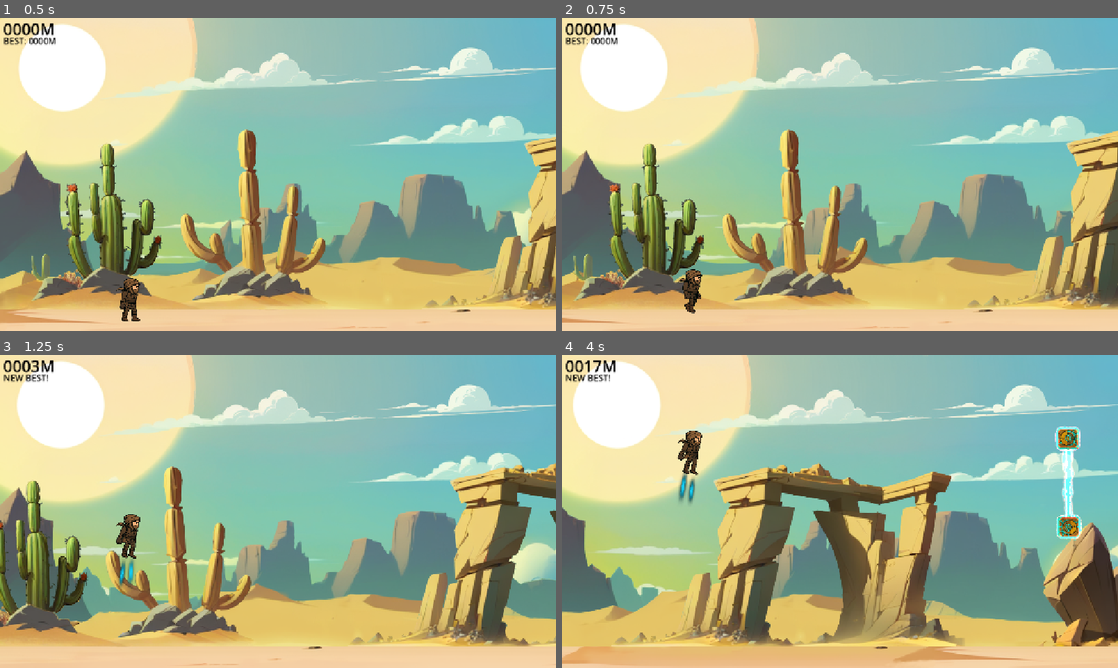
Above: before the commit, frames 1-4 (two rows, left to right).
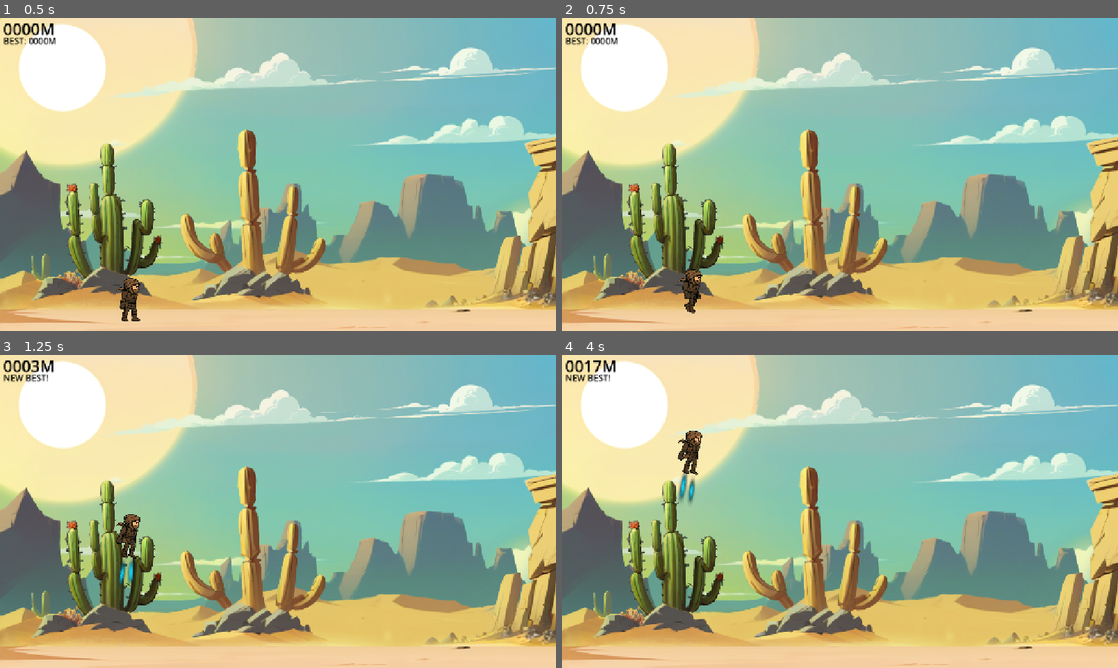
Above: after the commit, the same moments.

Repository: snowfrogdev/jetpack-joyride-clone
Game: Godot game, scene res://main.tscn
Same seed, same stepped clock (60 frames per second), same inputs: the game is played once before the commit and once after it.
Inputs:
- Up to frame 1 (0.5 s): no input
- Up to frame 2 (0.75 s): tap Enter (ui_accept) at 0.5 s; hold Space (Boost) from 0.53 s (still down)
- Up to frame 3 (1.25 s): keep holding Space (Boost); tap Enter (ui_accept) at 0.77 s
- Up to frame 4 (4 s): release Space (Boost) at 1.28 s; tap Space (Boost) at 1.35, 2.85 s; tap Enter (ui_accept) at 1.52, 3.02, 3.77 s; hold Space (Boost) 2.03-2.78 s; hold Space (Boost) from 3.53 s (still down)

Frame 1 is identical in both runs. In frame 2, 19% of the frame differs, in the area x 0-100%, y 1-100%; in frame 3, 30%; in frame 4, 44%, in the area x 0-100%, y 0-100%.
Error after the commit: Invalid access to property or key 'died' on a base object of type 'CharacterBody2D (Player)'. (res://game.gd:20)

Commit message:
Add Sun Lance hazard implementation with detection and attack mechanics; include state management and scene integration

Diff:
--- a/hazards/sun_core_relays/sun_core_relays.tscn
+++ b/hazards/sun_core_relays/sun_core_relays.tscn
@@ -48,12 +48,13 @@
 
 [sub_resource type="PlaceholderTexture2D" id="PlaceholderTexture2D_me3o8"]
 
-[sub_resource type="RectangleShape2D" id="RectangleShape2D_me3o8"]
+[sub_resource type="RectangleShape2D" id="RectangleShape2D_r4faw"]
 size = Vector2(290, 24)
 
 [node name="SunCoreRelays" type="Node2D" groups=["hazard"]]
 script = ExtResource("1_pcxc2")
 beam_width = 24.0
+metadata/_edit_lock_ = true
 
 [node name="Beam" type="Polygon2D" parent="."]
 material = SubResource("ShaderMaterial_h3245")
@@ -61,6 +62,7 @@
 texture = SubResource("PlaceholderTexture2D_h3245")
 polygon = PackedVector2Array(-120, -12, 120, -12, 120, 12, -120, 12)
 uv = PackedVector2Array(0, 0, 1, 0, 1, 1, 0, 1)
+metadata/_edit_lock_ = true
 
 [node name="StartNode" type="Node2D" parent="."]
 position = Vector2(-120, 0)
@@ -70,6 +72,7 @@
 
 [node name="Sprite2D" type="Sprite2D" parent="StartNode"]
 texture = ExtResource("2_4tqej")
+metadata/_edit_lock_ = true
 
 [node name="Beams" type="Polygon2D" parent="StartNode"]
 material = SubResource("ShaderMaterial_vgy54")
@@ -77,6 +80,7 @@
 texture = SubResource("PlaceholderTexture2D_me3o8")
 polygon = PackedVector2Array(64, -64, 64, 64, -64, 64, -64, -64)
 uv = PackedVector2Array(0.98425, 0.0198125, 0.985452, 0.985168, 0.0155001, 0.98175, 0.0167022, 0.016418)
+metadata/_edit_lock_ = true
 
 [node name="EndNode" type="Node2D" parent="."]
 position = Vector2(120, 0)
@@ -86,6 +90,7 @@
 
 [node name="Sprite2D" type="Sprite2D" parent="EndNode"]
 texture = ExtResource("2_4tqej")
+metadata/_edit_lock_ = true
 
 [node name="Beams" type="Polygon2D" parent="EndNode"]
 material = SubResource("ShaderMaterial_vgy54")
@@ -93,6 +98,7 @@
 texture = SubResource("PlaceholderTexture2D_me3o8")
 polygon = PackedVector2Array(64, -64, 64, 64, -64, 64, -64, -64)
 uv = PackedVector2Array(0.98425, 0.0198125, 0.985452, 0.985168, 0.0155001, 0.98175, 0.0167022, 0.016418)
+metadata/_edit_lock_ = true
 
 [node name="Collider" type="Area2D" parent="."]
 visible = false
--- /dev/null
+++ b/hazards/sun_lance/states/fired.gd
@@ -0,0 +1,6 @@
+extends SunLanceState
+
+func enter(_previous_state_path: String, _data: Dictionary = {}) -> void:
+  print("Entering Fired state")
+  await get_tree().create_timer(5).timeout
+  sun_lance_attack.queue_free()
--- /dev/null
+++ b/hazards/sun_lance/states/firing.gd
@@ -0,0 +1,10 @@
+extends SunLanceState
+
+func enter(_previous_state_path: String, _data: Dictionary = {}) -> void:
+    print("Entering Firing state")
+    sun_lance_attack.tracking_warning_sprite.visible = false
+    sun_lance_attack.locked_warning_sprite.visible = true
+    # wait one second before firing
+    await get_tree().create_timer(1.0).timeout
+    print("Firing at y:", _data["target_y"])
+    finished.emit(FIRED)
--- /dev/null
+++ b/hazards/sun_lance/states/sun_lance_state.gd
@@ -0,0 +1,12 @@
+class_name SunLanceState extends State
+
+const WARNING = "Warning"
+const FIRING = "Firing"
+const FIRED = "Fired"
+
+var sun_lance_attack: SunLanceAttack
+
+func _ready() -> void:
+  sun_lance_attack = owner as SunLanceAttack
+  await owner.ready
+  assert(sun_lance_attack != null, "SunLanceState must be attached to the SunLanceAttack node.")
--- /dev/null
+++ b/hazards/sun_lance/states/warning.gd
@@ -0,0 +1,14 @@
+extends SunLanceState
+
+func enter(_previous_state_path: String, _data := {}) -> void:
+  print("Entering Warning state")
+  sun_lance_attack.warning.position.y = sun_lance_attack.player.position.y
+  sun_lance_attack.tracking_warning_sprite.visible = true
+  sun_lance_attack.locked_warning_sprite.visible = false
+
+func update(delta: float) -> void:
+  var target_y: float = lerp(sun_lance_attack.warning.position.y, sun_lance_attack.player.position.y, clamp(delta * sun_lance_attack.tracking_speed, 0.0, 1.0))
+  sun_lance_attack.warning.position.y = target_y
+  var attack_trigger_x = sun_lance_attack.trigger_node.get_trailing_edge_x()
+  if attack_trigger_x <= sun_lance_attack.detection_line:
+    finished.emit(FIRING, {"target_y": target_y})
--- /dev/null
+++ b/hazards/sun_lance/sun_lance_attack.gd
@@ -0,0 +1,15 @@
+class_name SunLanceAttack extends Node2D
+
+@export var tracking_speed: float = 5.0
+
+@onready var player = $/root/Main/Game/Player
+@onready var warning: Node2D = $Warning
+@onready var tracking_warning_sprite: Sprite2D = $Warning/TrackingWarningSprite
+@onready var locked_warning_sprite: Sprite2D = $Warning/LockedWarningSprite
+
+var trigger_node: SunLanceTrigger
+var detection_line: float
+
+func init(trigger: SunLanceTrigger, detection_line_x: float):
+  trigger_node = trigger
+  detection_line = detection_line_x
--- /dev/null
+++ b/hazards/sun_lance/sun_lance_attack.tscn
@@ -0,0 +1,41 @@
+[gd_scene load_steps=8 format=3 uid="uid://y00qqaj737nv"]
+
+[ext_resource type="Script" uid="uid://dyrbm8k303i71" path="res://hazards/sun_lance/sun_lance_attack.gd" id="1_o1883"]
+[ext_resource type="Script" uid="uid://5t1f8d7k7bp6" path="res://states/state_machine.gd" id="2_vsehh"]
+[ext_resource type="Script" uid="uid://im6yfos5snje" path="res://hazards/sun_lance/states/warning.gd" id="3_wilqm"]
+[ext_resource type="Script" uid="uid://x0gqua8isgdn" path="res://hazards/sun_lance/states/firing.gd" id="4_os7v8"]
+[ext_resource type="Script" uid="uid://cv1ck1qa6bu1a" path="res://hazards/sun_lance/states/fired.gd" id="5_ktnvf"]
+[ext_resource type="Texture2D" uid="uid://dvm4s34w4nxr5" path="res://assets/sun_lance_warning.png" id="6_ktnvf"]
+[ext_resource type="Texture2D" uid="uid://doahrynyvesg2" path="res://assets/sun_lance_warning_locked.png" id="7_sd48h"]
+
+[node name="SunLanceAttack" type="Node2D"]
+script = ExtResource("1_o1883")
+tracking_speed = 3.0
+
+[node name="StateMachine" type="Node" parent="." node_paths=PackedStringArray("initial_state")]
+script = ExtResource("2_vsehh")
+initial_state = NodePath("Warning")
+metadata/_custom_type_script = "uid://5t1f8d7k7bp6"
+
+[node name="Warning" type="Node" parent="StateMachine"]
+script = ExtResource("3_wilqm")
+metadata/_custom_type_script = "uid://q1a4pqy6cj6y"
+
+[node name="Firing" type="Node" parent="StateMachine"]
+script = ExtResource("4_os7v8")
+metadata/_custom_type_script = "uid://q1a4pqy6cj6y"
+
+[node name="Fired" type="Node" parent="StateMachine"]
+script = ExtResource("5_ktnvf")
+metadata/_custom_type_script = "uid://q1a4pqy6cj6y"
+
+[node name="Warning" type="Node2D" parent="."]
+
+[node name="TrackingWarningSprite" type="Sprite2D" parent="Warning"]
+texture = ExtResource("6_ktnvf")
+
+[node name="LockedWarningSprite" type="Sprite2D" parent="Warning"]
+visible = false
+texture = ExtResource("7_sd48h")
+
+[node name="AnimationPlayer" type="AnimationPlayer" parent="Warning"]
--- /dev/null
+++ b/hazards/sun_lance/sun_lance_trigger.gd
@@ -0,0 +1,11 @@
+class_name SunLanceTrigger extends Area2D
+
+
+@onready var collision_shape: CollisionShape2D = get_node("CollisionShape2D")
+
+func get_trailing_edge_x() -> float:
+    var extents = collision_shape.shape.extents.x
+    # Account for the CollisionShape2D's position relative to the Area2D
+    var shape_position_offset = collision_shape.position.x
+    # Calculate the rightmost edge in global coordinates
+    return global_position.x + shape_position_offset + extents
--- /dev/null
+++ b/hazards/sun_lance/sun_lance_trigger_area.tscn
@@ -0,0 +1,14 @@
+[gd_scene load_steps=3 format=3 uid="uid://bx11uakdwq3mg"]
+
+[ext_resource type="Script" uid="uid://bsiqjigvd72u4" path="res://hazards/sun_lance/sun_lance_trigger.gd" id="1_smbxt"]
+
+[sub_resource type="RectangleShape2D" id="RectangleShape2D_6l6qw"]
+size = Vector2(1406, 869)
+
+[node name="SunLanceTriggerArea" type="Area2D"]
+script = ExtResource("1_smbxt")
+
+[node name="CollisionShape2D" type="CollisionShape2D" parent="." groups=["sun_lance_trigger"]]
+position = Vector2(2011, 357)
+shape = SubResource("RectangleShape2D_6l6qw")
+debug_color = Color(0.986477, 0, 0.323194, 0.42)
--- a/main.tscn
+++ b/main.tscn
@@ -18,6 +18,7 @@
 [ext_resource type="Texture2D" uid="uid://blxjbo1bxhnyi" path="res://assets/background_layers/Ground.PNG" id="8_cegan"]
 [ext_resource type="Resource" uid="uid://cp5pxscj5s8by" path="res://segments/segment_00_data.tres" id="8_kek77"]
 [ext_resource type="Resource" uid="uid://dbvvugvcvpset" path="res://segments/segment_01_data.tres" id="10_2cqfq"]
+[ext_resource type="Script" uid="uid://ihrjbhp014es" path="res://sun_lance_detection_area.gd" id="14_82xsv"]
 [ext_resource type="Script" uid="uid://brtwg7tjkqk4k" path="res://distance_container.gd" id="15_vivmo"]
 
 [sub_resource type="RectangleShape2D" id="RectangleShape2D_1bvp3"]
@@ -25,6 +26,9 @@
 
 [sub_resource type="RectangleShape2D" id="RectangleShape2D_lquwl"]
 size = Vector2(3263, 60)
+
+[sub_resource type="RectangleShape2D" id="RectangleShape2D_cegan"]
+size = Vector2(139, 775)
 
 [sub_resource type="SystemFont" id="SystemFont_w48qg"]
 
@@ -82,6 +86,7 @@
 texture = ExtResource("8_cegan")
 
 [node name="Player" parent="Game" instance=ExtResource("5_vivmo")]
+unique_name_in_owner = true
 position = Vector2(299, 651)
 metadata/_edit_horizontal_guides_ = [52.0]
 
@@ -102,6 +107,14 @@
 script = ExtResource("6_7mycd")
 segments = Array[ExtResource("7_5vw27")]([ExtResource("8_kek77"), ExtResource("10_2cqfq")])
 metadata/_edit_lock_ = true
+
+[node name="SunLanceDetectionArea" type="Area2D" parent="Game"]
+position = Vector2(1247, 13)
+script = ExtResource("14_82xsv")
+
+[node name="CollisionShape2D" type="CollisionShape2D" parent="Game/SunLanceDetectionArea"]
+position = Vector2(-38, 345.5)
+shape = SubResource("RectangleShape2D_cegan")
 
 [node name="StateMachine" type="Node" parent="." node_paths=PackedStringArray("initial_state")]
 process_mode = 3
--- a/player/player.gd
+++ b/player/player.gd
@@ -8,7 +8,6 @@
 var run_animation_speed: float = 1.0
 
 signal dying
-signal died
 
 @onready var hurtbox: Area2D = $Hurtbox
 @onready var animation_player: AnimationPlayer = $AnimationPlayer
--- a/project.godot
+++ b/project.godot
@@ -24,6 +24,7 @@
 [global_group]
 
 hazard="Anything that will kill the player on contact"
+sun_lance_trigger=""
 
 [input]
 
--- a/segments/segment_00.tscn
+++ b/segments/segment_00.tscn
@@ -1,8 +1,9 @@
-[gd_scene load_steps=3 format=3 uid="uid://8qxgetyqsglm"]
+[gd_scene load_steps=4 format=3 uid="uid://8qxgetyqsglm"]
 
 [ext_resource type="PackedScene" uid="uid://cypn3paix6woh" path="res://segments/base_segment.tscn" id="1_lpegg"]
+[ext_resource type="PackedScene" uid="uid://bx11uakdwq3mg" path="res://hazards/sun_lance/sun_lance_trigger_area.tscn" id="2_6l6qw"]
 
-[sub_resource type="RectangleShape2D" id="RectangleShape2D_lpegg"]
+[sub_resource type="RectangleShape2D" id="RectangleShape2D_gs3uv"]
 size = Vector2(250.626, 24)
 
 [node name="Segment00" instance=ExtResource("1_lpegg")]
@@ -27,6 +28,9 @@
 
 [node name="CollisionShape2D" parent="SunCoreRelays/Collider" index="0"]
 rotation = -1.57017
-shape = SubResource("RectangleShape2D_lpegg")
+shape = SubResource("RectangleShape2D_gs3uv")
+
+[node name="SunLanceTriggerArea" parent="." index="2" instance=ExtResource("2_6l6qw")]
 
 [editable path="SunCoreRelays"]
+[editable path="SunLanceTriggerArea"]
--- a/states/state.gd
+++ b/states/state.gd
@@ -1,6 +1,7 @@
 class_name State extends Node
 
 ## Emitted when the state finishes and wants to transition to another state.
+@warning_ignore("unused_signal")
 signal finished(next_state_path: String, data: Dictionary)
 
 ## Called by the state machine when receiving unhandled input events.
@@ -17,7 +18,7 @@
 
 ## Called by the state machine upon changing the active state. The `data` parameter
 ## is a dictionary with arbitrary data the state can use to initialize itself.
-func enter(previous_state_path: String, data := {}) -> void:
+func enter(_previous_state_path: String, _data := {}) -> void:
 	pass
 
 ## Called by the state machine before changing the active state. Use this function
--- /dev/null
+++ b/sun_lance_detection_area.gd
@@ -0,0 +1,19 @@
+extends Area2D
+
+var sun_lance_attack_scene: PackedScene = preload("res://hazards/sun_lance/sun_lance_attack.tscn")
+
+func _ready() -> void:
+  connect("area_entered", _on_area_entered)
+
+func _on_area_entered(area: Area2D) -> void:
+    if area is SunLanceTrigger:
+        var detection_x = _get_detection_line_x()
+        var attack = sun_lance_attack_scene.instantiate()
+        attack.position = global_position
+        attack.init(area, detection_x)
+        get_parent().add_child(attack)
+
+func _get_detection_line_x() -> float:
+    var shape_node := get_node("CollisionShape2D") as CollisionShape2D
+    var shape := shape_node.shape as RectangleShape2D
+    return global_position.x + shape_node.position.x + shape.extents.x
Binary file added: assets/sun_lance_warning.png
Not shown, added: assets/sun_lance_warning.png.import
Binary file added: assets/sun_lance_warning_locked.png
Not shown, added: assets/sun_lance_warning_locked.png.import
Not shown: 1 places in hazards/sun_core_relays/sun_core_relays.tscn that only renumber resources
Not shown, added: hazards/sun_lance/states/fired.gd.uid
Not shown, added: hazards/sun_lance/states/firing.gd.uid
Not shown, added: hazards/sun_lance/states/sun_lance_state.gd.uid
Not shown, added: hazards/sun_lance/states/warning.gd.uid
Not shown, added: hazards/sun_lance/sun_lance_attack.gd.uid
Not shown, added: hazards/sun_lance/sun_lance_trigger.gd.uid
Not shown: 1 places in main.tscn that only renumber resources
(and 3 more such lines)
